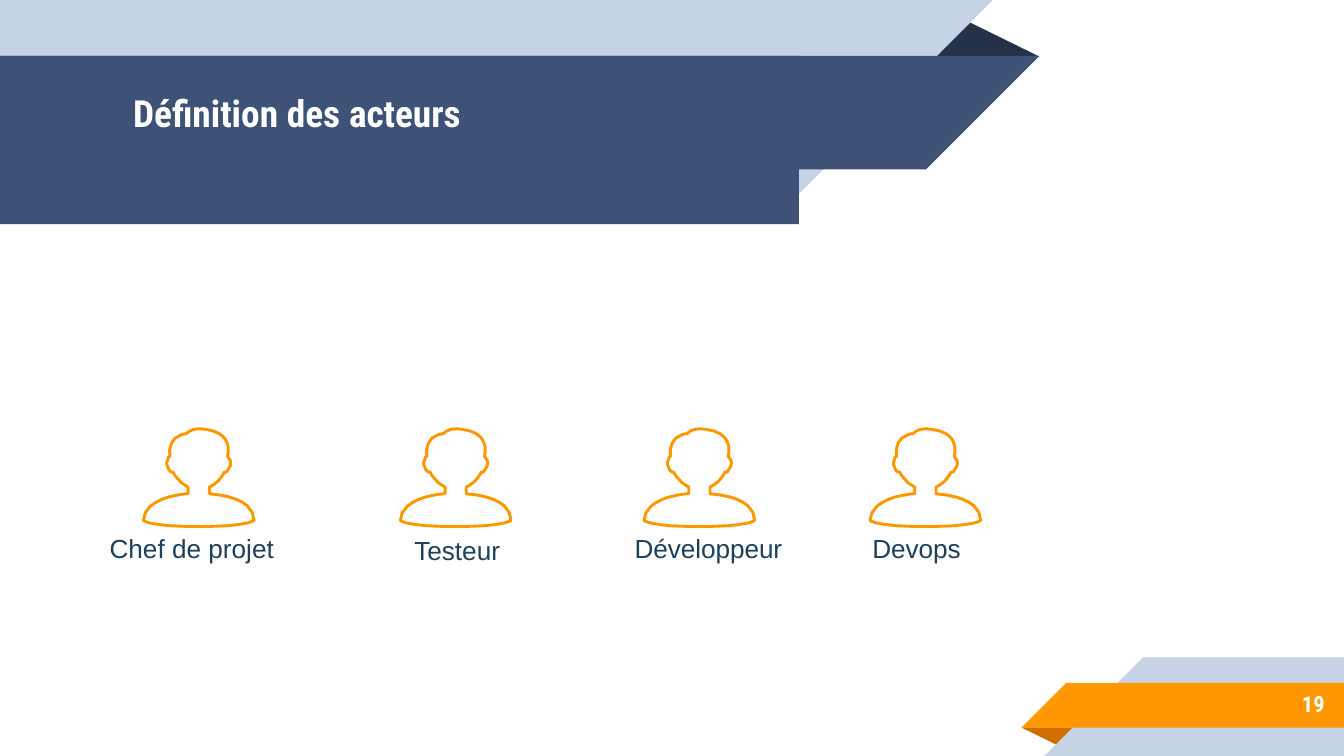
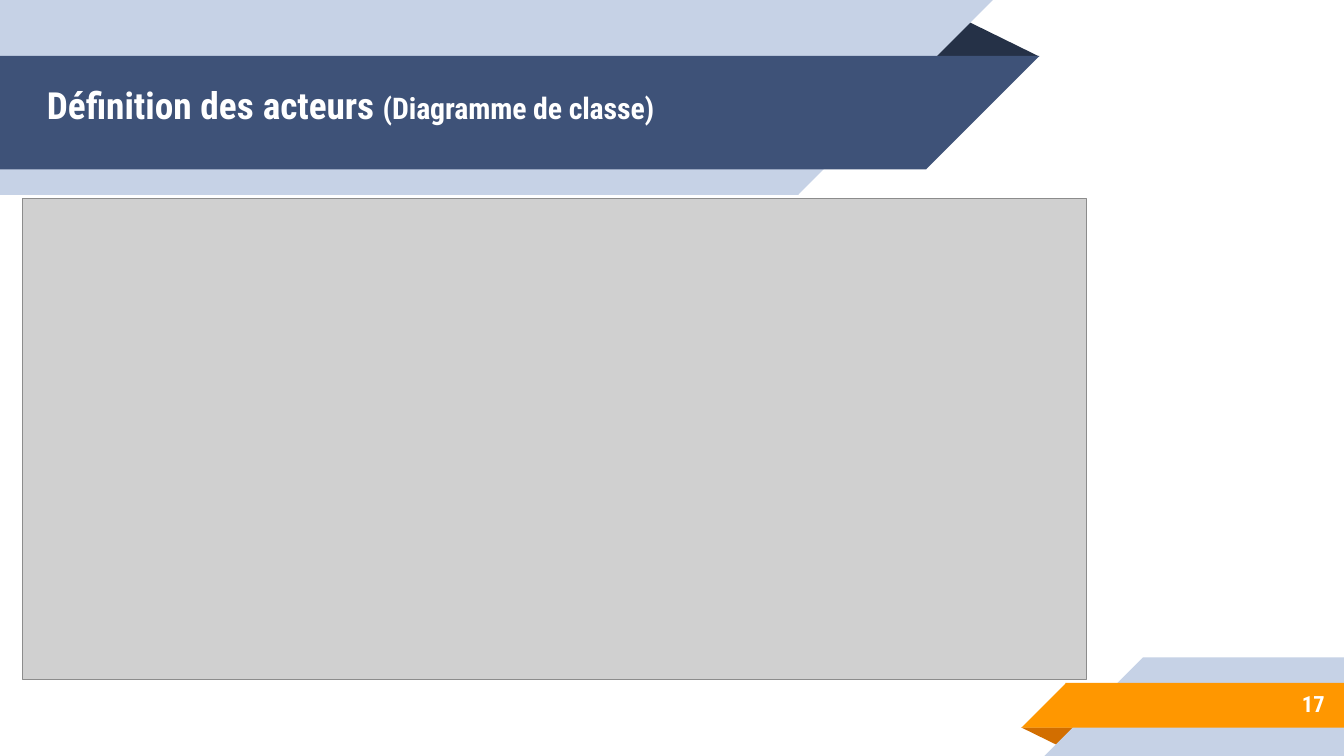
Before and after one commit to hosnidotech123/dashboard_pfe, a slide deck: slide 17 of stage pfe.pptx (slide 19 before the commit). Drawn at 1344x756 pixels with LibreOffice and Linux fonts; fonts in the diff are those of the drawing; grey boxes stand for pictures. Boxes give left, top, right and bottom in pixels: in the first picture for what was removed or moved away, otherwise in the second. Text is boxed around its words. In the diff, an @@ line names an element or a change of style, - is before the commit and + after.

```diff
--- a/stage pfe.pptx
+++ b/stage pfe.pptx
@@ text "Définition des acteurs (Diagramme de ...": place and size @@
-text "Définition des acteurs (Diagramme de ..." at bbox=[0, 56, 798, 169]
+text "Définition des acteurs (Diagramme de ..." at bbox=[47, 90, 655, 126]
@@ text "Définition des acteurs (Diagramme de ..." at bbox=[47, 90, 655, 126]: fill #3E5278 to none @@
@@ text at bbox=[47, 90, 655, 126]: text changed @@
-Définition des acteurs
+Définition des acteurs (Diagramme de classe)
@@ picture added at bbox=[23, 199, 1087, 680] @@
@@ freeform shape removed at bbox=[144, 429, 254, 527] @@
@@ freeform shape removed at bbox=[401, 429, 511, 527] @@
@@ freeform shape removed at bbox=[644, 429, 754, 527] @@
@@ freeform shape removed at bbox=[870, 429, 980, 527] @@
@@ text removed at bbox=[110, 539, 273, 564] @@
-Chef de projet
@@ text removed at bbox=[635, 538, 783, 564] @@
-Développeur
@@ text removed at bbox=[414, 542, 500, 561] @@
-Testeur
@@ text removed at bbox=[872, 540, 960, 564] @@
-Devops
@@ page number at bbox=[1302, 696, 1325, 712]: text changed @@
-19
+17
```
Also in this commit, not shown: 18 other slides changed, 7 slides added, 11 slides removed, 4 other files.
